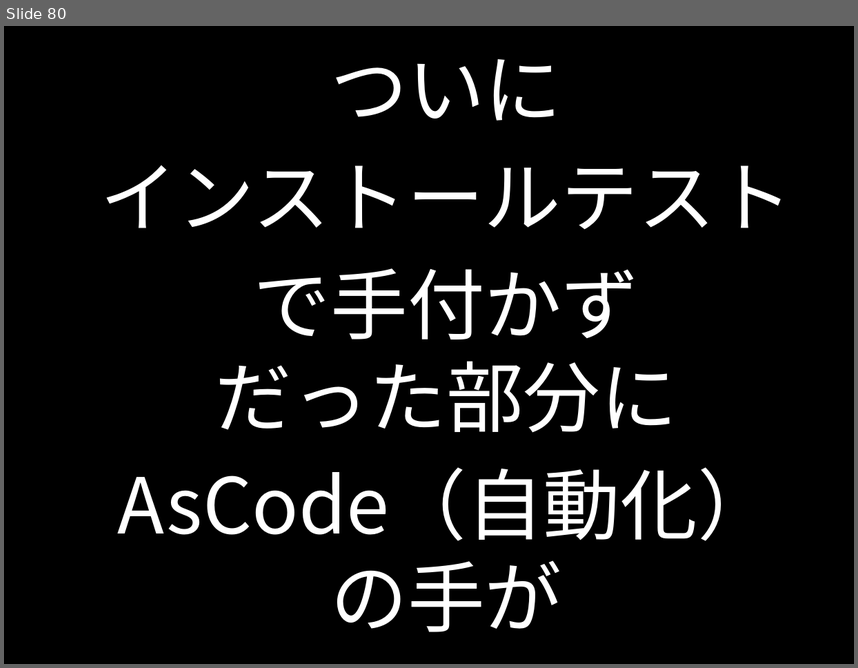
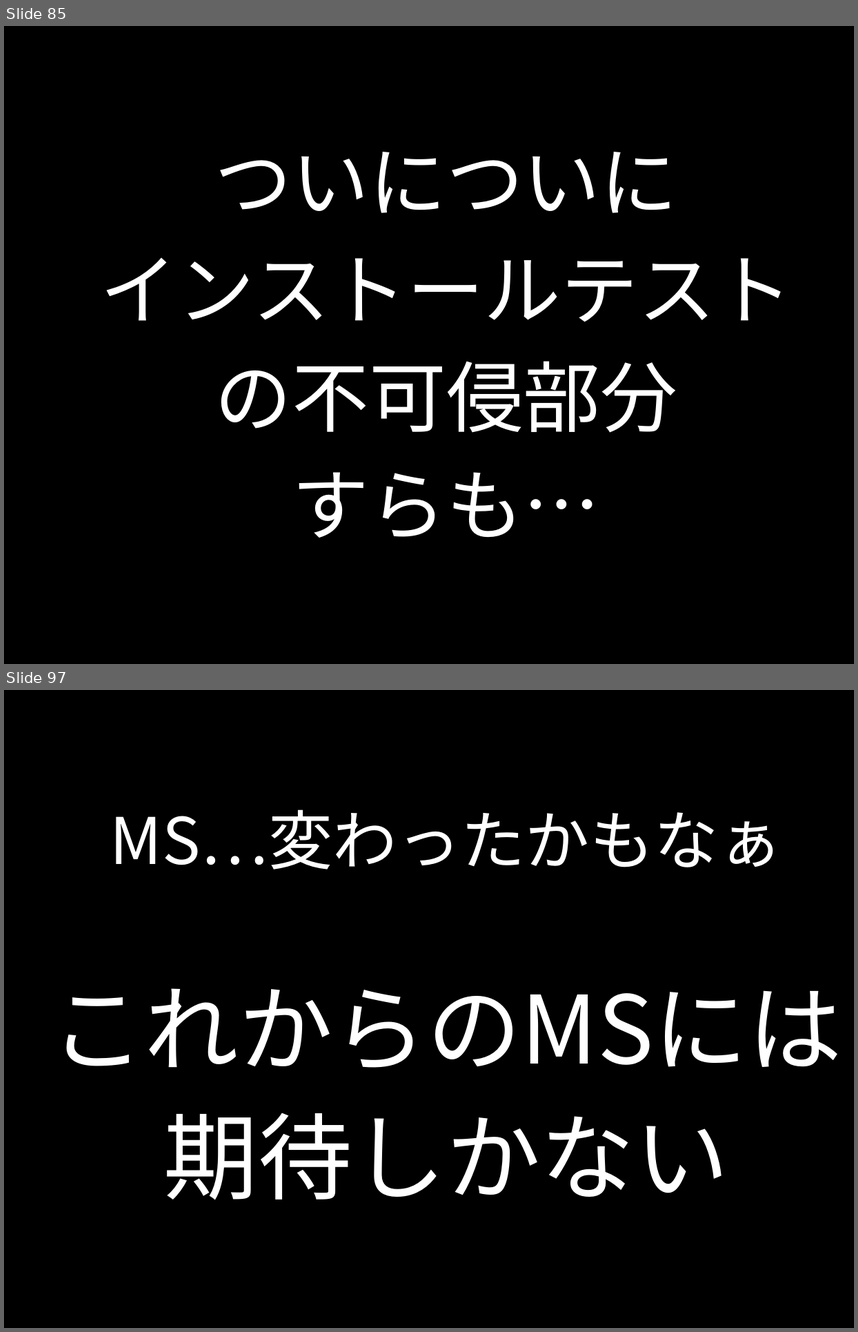
Before and after one commit to kazuhito-m/kazuhito-m.github.io, a slide deck: _drafts/comcamp2016.odp. Shown one above the other, each under a label of ours: slide 80 before the commit, slides 85 and 97 after it; the slides between them are not shown. The pictures are 858x668 and 858x1332 pixels, drawn with LibreOffice and Linux fonts; fonts in the diff are those of the drawing. Boxes give left, top, right and bottom in pixels: in the first picture for what was removed or moved away, otherwise in the second. Text is boxed around its words. In the diff, an @@ line names an element or a change of style, - is before the commit and + after.

```diff
--- a/_drafts/comcamp2016.odp
+++ b/_drafts/comcamp2016.odp
@@ slide 97 added at (x1=4, y1=690, x2=854, y2=1328), background #000000 @@
@@ text added at (x1=50, y1=809, x2=842, y2=1200), 88 pt, text #FFFFFF @@
+MS…変わったかもなぁ
+これからのMSには
+期待しかない
@@ what was slide 80 is now slide 85 @@
@@ slide 85 changed as well @@
@@ text at (x1=215, y1=152, x2=678, y2=213): text changed @@
-ついに
+ついについに
@@ text at (x1=215, y1=361, x2=678, y2=537): text changed @@
-で手付かず
-だった部分に
-AsCode（自動化）
-の手が
+の不可侵部分
+すらも…
```
Also in this commit, not shown: 3 other slides changed, 31 other slides added, 1 other file.
